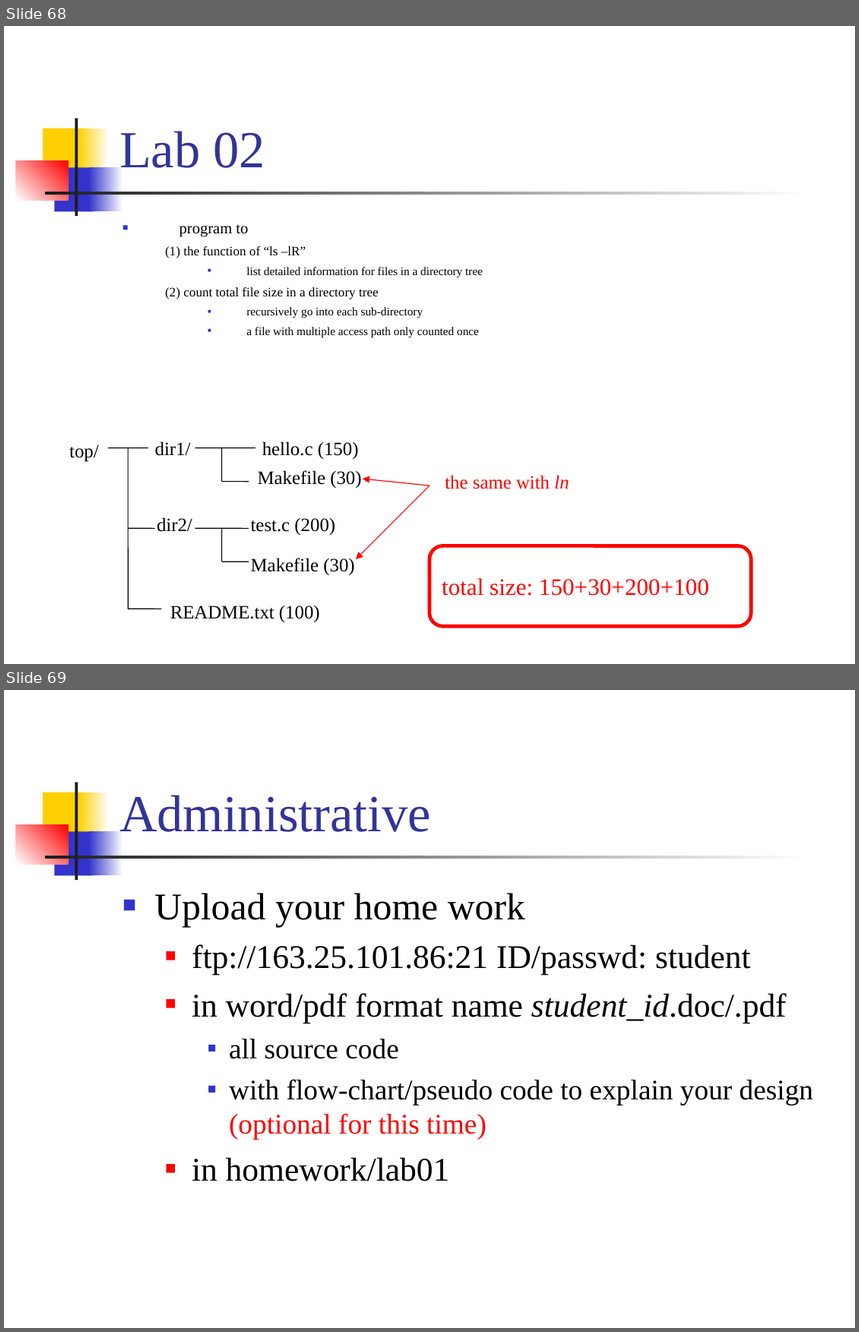
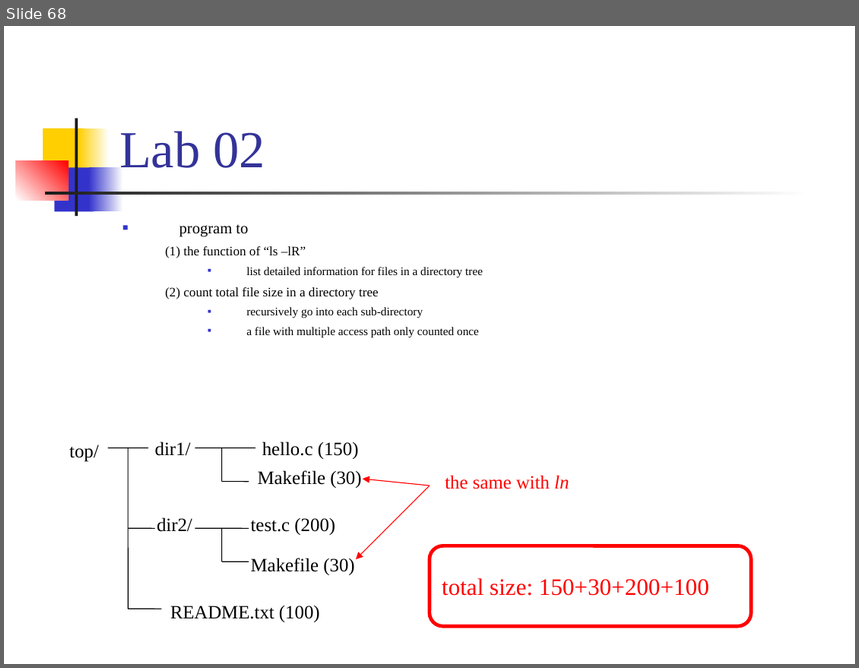
Before and after one commit to CGUSystemCourses/Unix-2015, a slide deck: Lectures/lec05-file_syst_adv/lec05-adv_file_syst.ppt. Shown one above the other, each under a label of ours: slides 68 and 69 before the commit, slide 68 after it. The pictures are 859x1332 and 859x668 pixels, drawn with LibreOffice and Linux fonts; fonts in the diff are those of the drawing. Boxes give left, top, right and bottom in pixels: in the first picture for what was removed or moved away, otherwise in the second. Text is boxed around its words. In the diff, an @@ line names an element or a change of style, - is before the commit and + after.

```diff
--- a/Lectures/lec05-file_syst_adv/lec05-adv_file_syst.ppt
+++ b/Lectures/lec05-file_syst_adv/lec05-adv_file_syst.ppt
@@ slide 69 removed at (4, 690, 855, 1328), background #FFFFFF; not listed: 7 template elements that a slide beside it also shows @@
@@ title removed at (120, 795, 431, 832) @@
-Administrative
@@ text removed at (154, 893, 813, 1182) @@
-■ Upload your home work
-  ■ ftp://163.25.101.86:21 ID/passwd: student
-  ■ in word/pdf format name student_id.doc/.pdf
-    ■ all source code
-    ■ with flow-chart/pseudo code to explain your design (optional for this time)
-  ■ in homework/lab01
```
Also in this commit, not shown: 3 other files.
